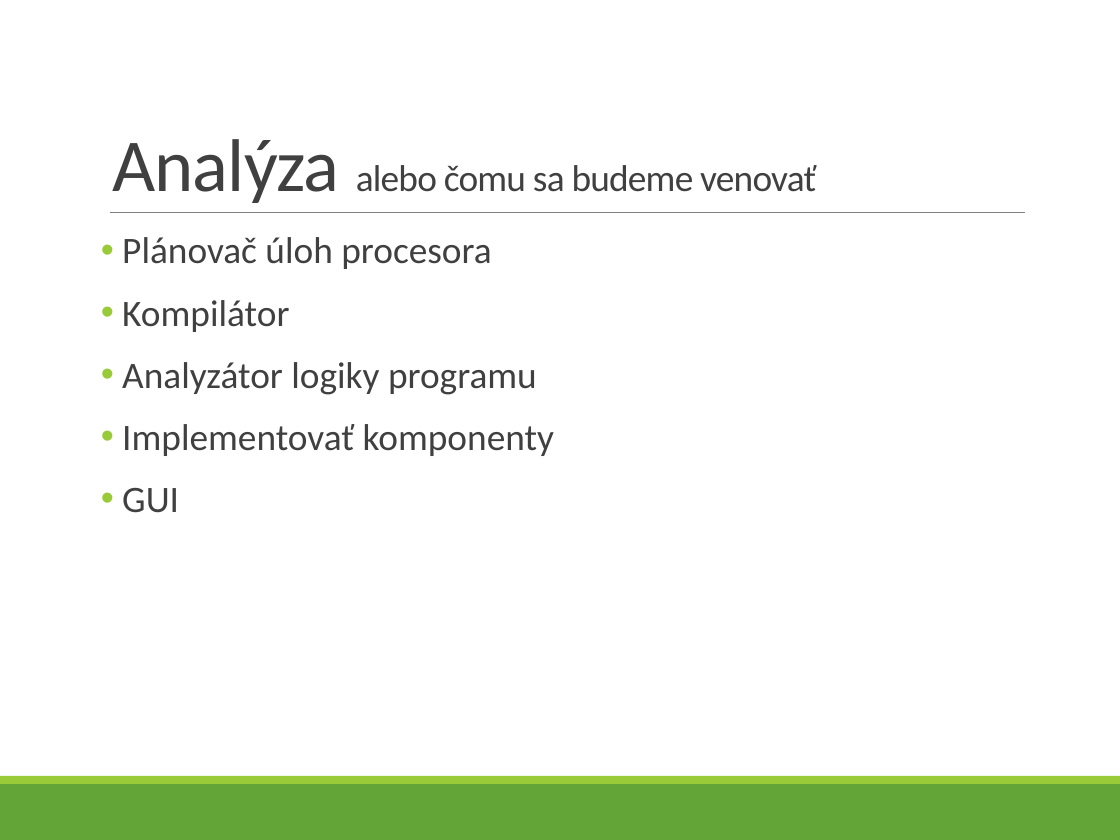
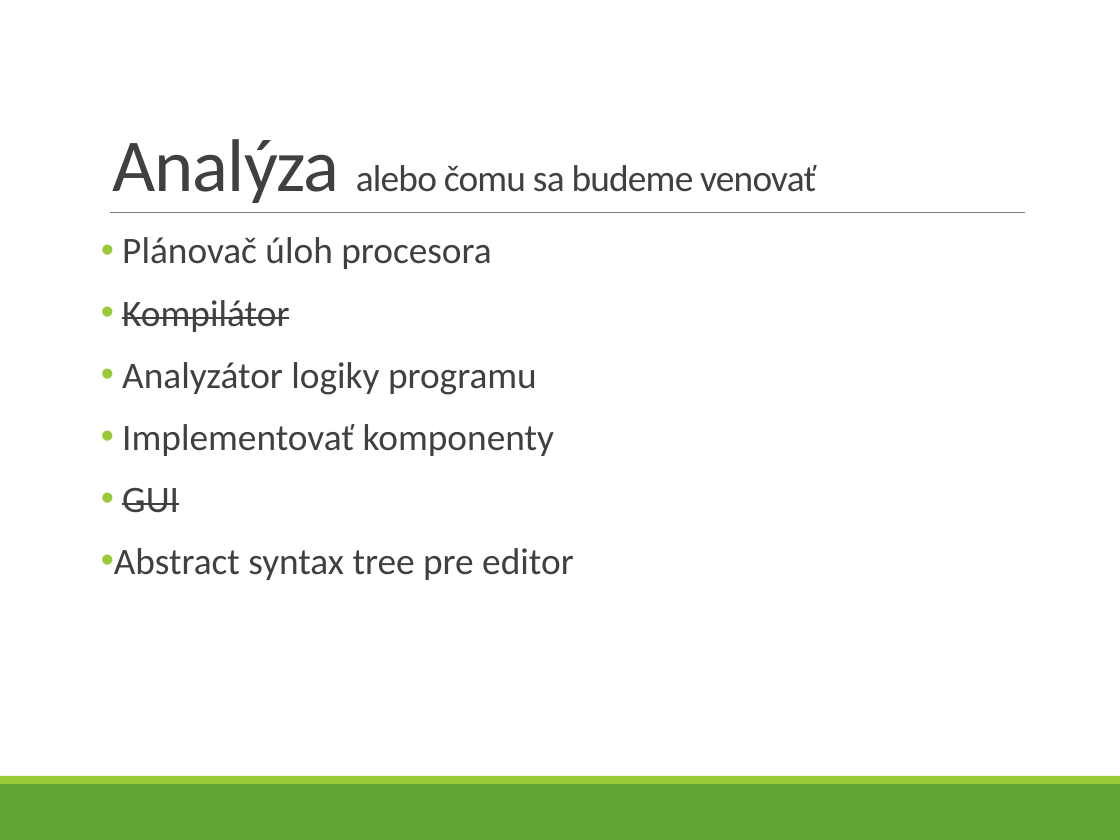
Before and after one commit to ppatrik/DiplomovaPraca, a slide deck: slide 13 of Prezentacie/prezentacia.pptx (slide 12 before the commit). Drawn at 1120x840 pixels with LibreOffice and Linux fonts; fonts in the diff are those of the drawing. Boxes give left, top, right and bottom in pixels: in the first picture for what was removed or moved away, otherwise in the second. Text is boxed around its words. In the diff, an @@ line names an element or a change of style, - is before the commit and + after.

```diff
--- a/Prezentacie/prezentacia.pptx
+++ b/Prezentacie/prezentacia.pptx
@@ text at (122, 300, 289, 513): strikethrough on in "Kompilátor", "GUI" @@
@@ text at (114, 548, 574, 580): paragraph added @@
+• Abstract syntax tree pre editor
```
Also in this commit, not shown: 1 slide added, 1 slide removed, 1 other file.
